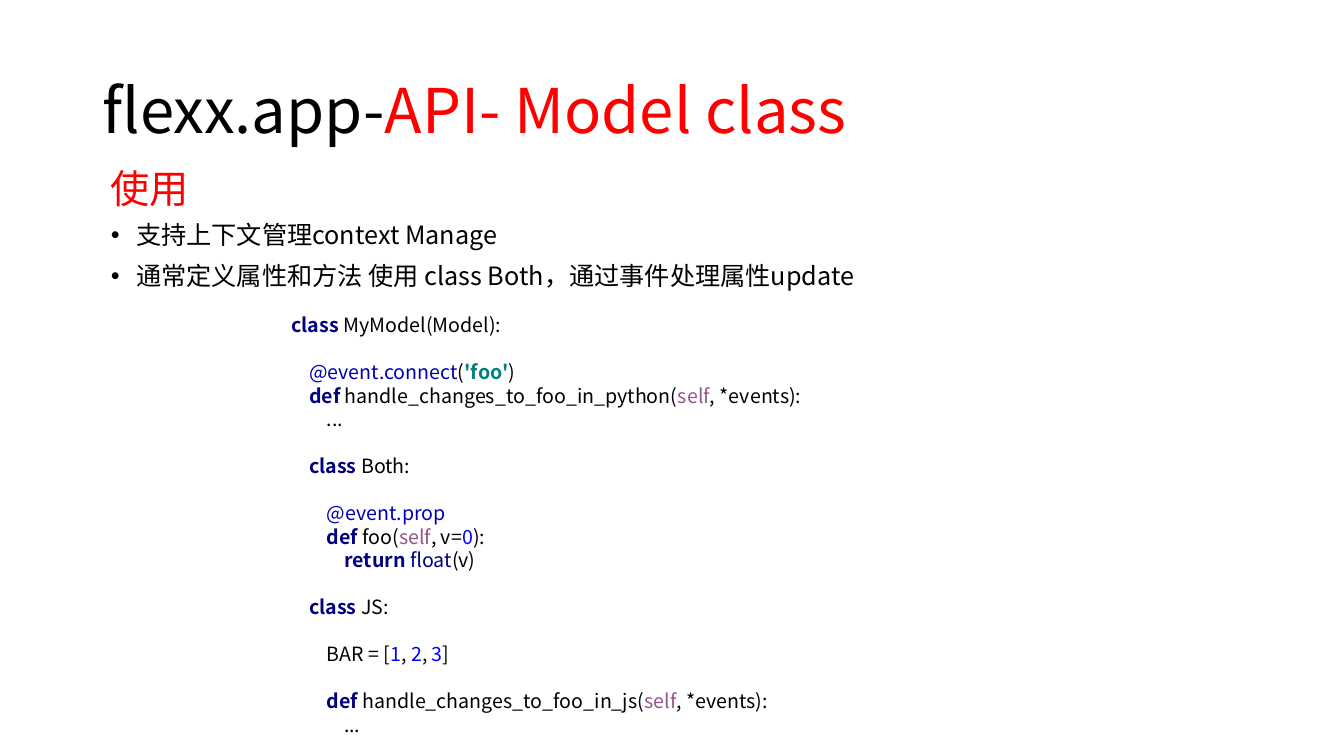
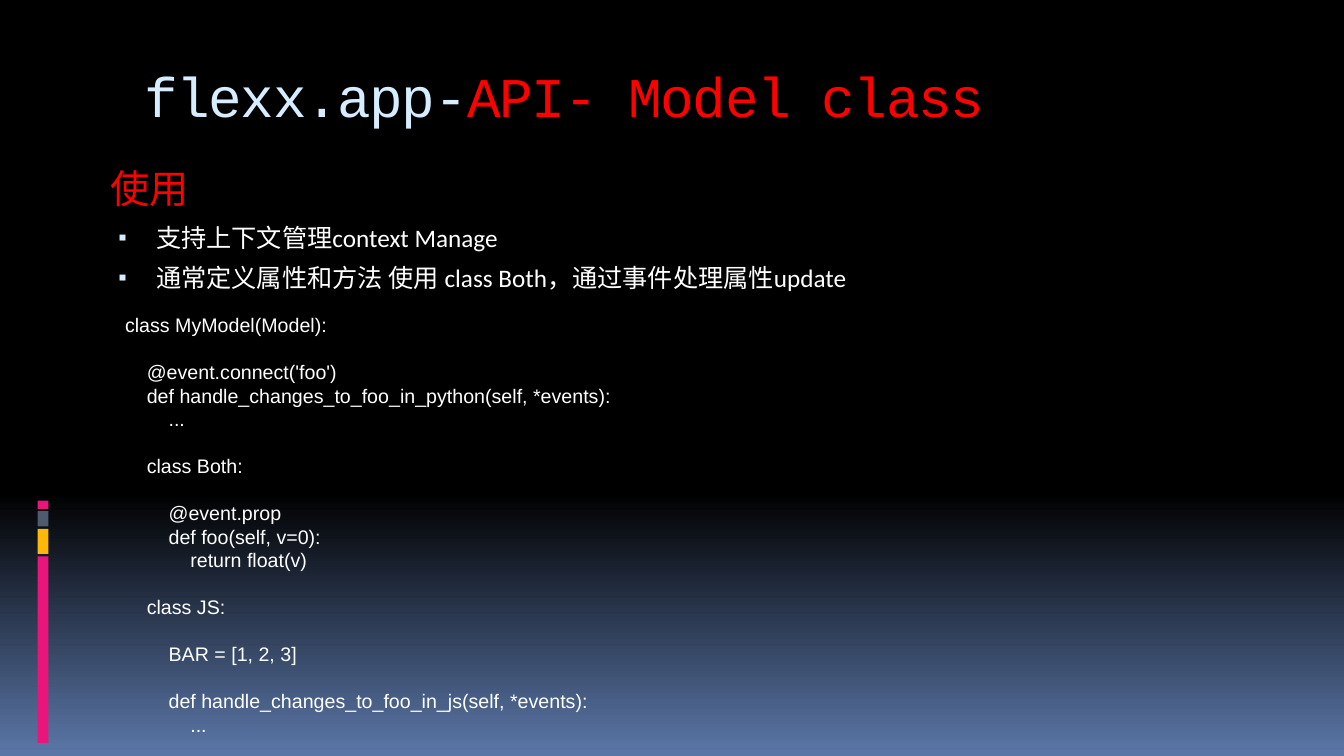
Before and after one commit to 260936767/UpdateServer, a slide deck: slide 31 of flexx_study/report for python&flexx.pptx (slide 27 before the commit). Drawn at 1344x756 pixels with LibreOffice and Linux fonts; fonts in the diff are those of the drawing. Boxes give left, top, right and bottom in pixels: in the first picture for what was removed or moved away, otherwise in the second. Text is boxed around its words. In the diff, an @@ line names an element or a change of style, - is before the commit and + after.

```diff
--- a/flexx_study/report for python&flexx.pptx
+++ b/flexx_study/report for python&flexx.pptx
@@ background #FFFFFF to gradient #000000 to #5B77A8 @@
@@ title "flexx.app-API- Model class": place and size @@
-title "flexx.app-API- Model class" at (102,83,846,147)
+title "flexx.app-API- Model class" at (144,77,984,129)
@@ title "flexx.app-API- Model class" at (144,77,984,129): size 44 to 40 pt, font Noto Sans CJK SC to Courier New, letter spacing 0 to -1 pt; text colour #000000 to #D6ECFF in "flexx.app-API-"; line spacing 0.9 to 1; vertical alignment middle to top @@
@@ rectangle added at (32,75,33,115), fill #000000 @@
@@ rectangle added at (36,75,37,115), fill #000000 @@
@@ rectangle added at (39,75,43,115), fill #000000 @@
@@ rectangle added at (45,75,52,115), fill #000000 @@
@@ text "使用" at (111,170,189,207): font Noto Sans CJK SC to Calibri @@
@@ text "支持上下文管理context Manage" at (156,225,846,291): font Noto Sans CJK SC to Calibri, text colour #000000 to #FFFFFF; bullet • to ▪; line spacing 0.9 to 1; less space between paragraphs @@
@@ text at (125,317,610,712): text changed; font Noto Sans CJK SC to Arial; text colour #000000 to #FFFFFF @@
-class MyModel(Model):
-@event.connect('foo')
-def handle_changes_to_foo_in_python(self, *events):
-...
-class Both:
-@event.prop
-def foo(self, v=0):
-return float(v)
-class JS:
-BAR = [1, 2, 3]
-def handle_changes_to_foo_in_js(self, *events):
-...
+class MyModel(Model):
+@event.connect('foo')
+def handle_changes_to_foo_in_python(self, *events):
+...
+class Both:
+@event.prop
+def foo(self, v=0):
+return float(v)
+class JS:
+BAR = [1, 2, 3]
+def handle_changes_to_foo_in_js(self, *events):
+...
@@ rectangle added at (37,501,48,509), fill #EA157A @@
@@ rectangle added at (37,529,48,555), fill #FEB80A @@
@@ rectangle added at (37,511,48,526), fill #4E5B6F @@
@@ rectangle added at (37,557,48,743), fill #EA157A @@
```
Also in this commit, not shown: 38 other slides changed, 5 slides added, 1 slide removed.
